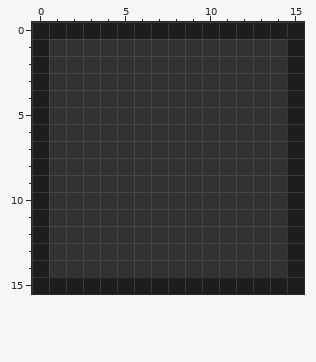
Two versions of one pixel-art file, src/main/resources/assets/geg/textures/modularui/gui/panel.aseprite. Above, as it was before the edit.
16x16 pixels, 1 frame. Colours within 5 levels of each other are drawn and written as one.
After:
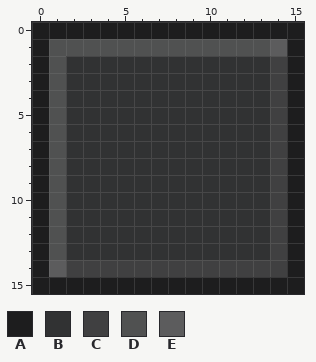
Palette (. is transparent): A #1d1d1e  B #313233  C #404041  D #505151  E #5c5c5d
What changed:
@@ x 0..15 @@
  0 AAAAAAAAAAAAAAAA
- 1 ABBBBBBBBBBBBBBA
- 2 ABBBBBBBBBBBBBBA
- 3 ABBBBBBBBBBBBBBA
- 4 ABBBBBBBBBBBBBBA
- 5 ABBBBBBBBBBBBBBA
- 6 ABBBBBBBBBBBBBBA
- 7 ABBBBBBBBBBBBBBA
- 8 ABBBBBBBBBBBBBBA
- 9 ABBBBBBBBBBBBBBA
-10 ABBBBBBBBBBBBBBA
-11 ABBBBBBBBBBBBBBA
-12 ABBBBBBBBBBBBBBA
-13 ABBBBBBBBBBBBBBA
-14 ABBBBBBBBBBBBBBA
+ 1 ADDDDDDDDDDDDDEA
+ 2 ADBBBBBBBBBBBBCA
+ 3 ADBBBBBBBBBBBBCA
+ 4 ADBBBBBBBBBBBBCA
+ 5 ADBBBBBBBBBBBBCA
+ 6 ADBBBBBBBBBBBBCA
+ 7 ADBBBBBBBBBBBBCA
+ 8 ADBBBBBBBBBBBBCA
+ 9 ADBBBBBBBBBBBBCA
+10 ADBBBBBBBBBBBBCA
+11 ADBBBBBBBBBBBBCA
+12 ADBBBBBBBBBBBBCA
+13 ADBBBBBBBBBBBBCA
+14 AECCCCCCCCCCCCCA
 15 AAAAAAAAAAAAAAAA
Boxes around the changes in both pictures, in picture pixels (x1, y1, x2, y2):
changed: (49, 39, 287, 277)
